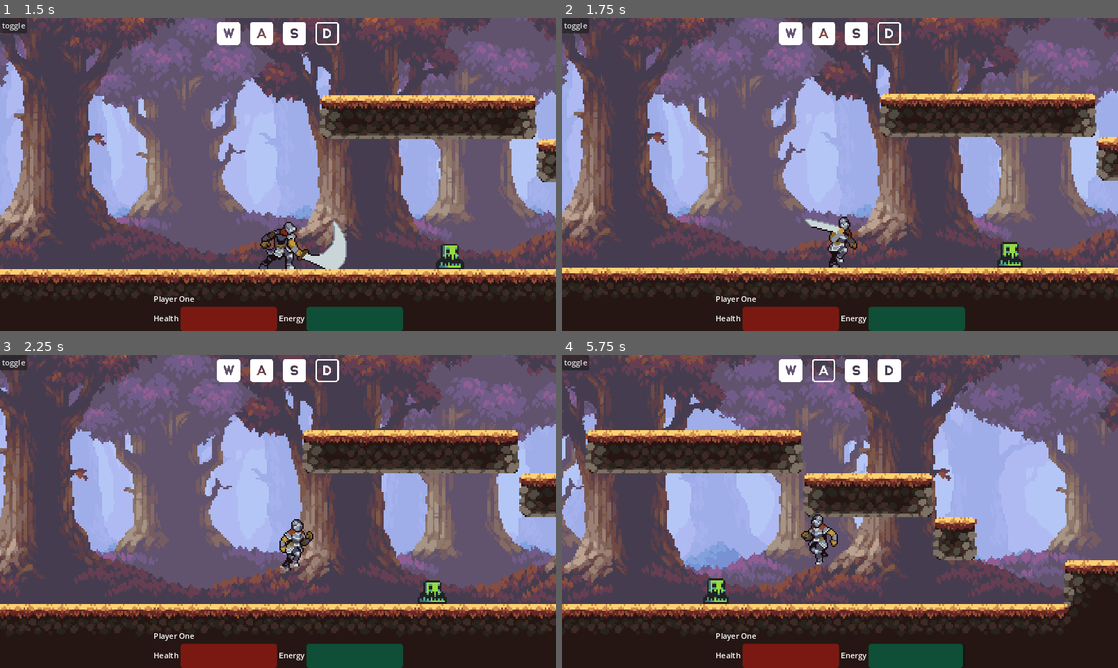
Above: before the commit, frames 1-4 (two rows, left to right).
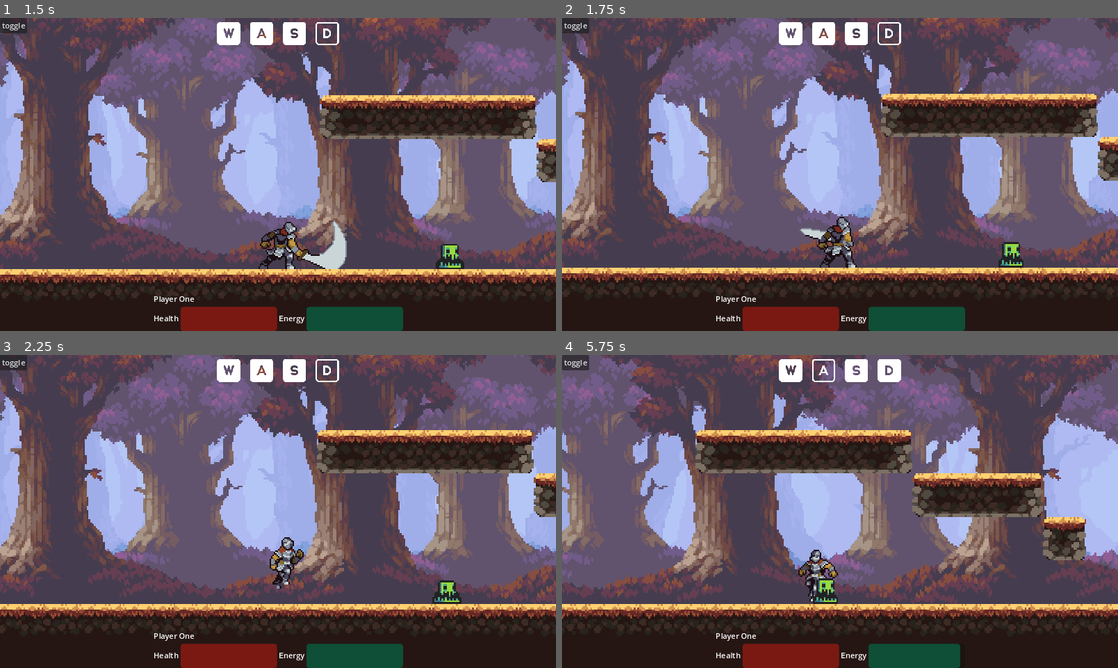
Above: after the commit, the same moments.

Repository: Unequipped/Untitled-Platformer
Game: Godot game, scene res://Scenes/Game/game.tscn
The game is run twice, just before and just after one commit, with the same random seed, the same clock (stepped at 60 frames per second) and the same inputs.
Inputs:
- Up to frame 1 (1.5 s): click "START GAME" at 0.5 s; hold D (right) from 1.28 s (still down); hold G (attack) from 1.28 s (still down)
- Up to frame 2 (1.75 s): keep holding D (right); keep holding G (attack); tap W (up) at 1.52, 1.55 s
- Up to frame 3 (2.25 s): keep holding D (right); tap W (up) at 1.82, 2.1 s; release G (attack) at 2.03 s
- Up to frame 4 (5.75 s): tap W (up) at 2.27, 2.57, 3.05, 3.77, 4.07, 4.52, 4.55, 4.82, 5.1, 5.27, 5.57 s; tap G (attack) at 2.3, 3.8, 5.3 s; release D (right) at 2.78 s; hold A (left) 2.78-3.53 s; hold G (attack) 2.78-3.53 s; hold D (right) 3.53-5.03 s; tap H (roll) at 3.6 s; hold G (attack) 4.28-5.03 s; hold A (left) from 5.03 s (still down)

Frame 1 is identical in both runs. In frame 2, 10% of the frame differs, in the area x 0-100%, y 0-85%; in frame 3, 32%; in frame 4, 68%, in the area x 0-100%, y 0-100%.

Commit message:
attack animations and bugs more or less all fixed (attack2 is back)

Diff:
--- a/Scenes/Entities/States/attack.gd
+++ b/Scenes/Entities/States/attack.gd
@@ -15,19 +15,14 @@
 
 func update(delta):
 	attack_playing = actor.animate() # returns true if animation is playing
-	print(attack_playing)
 
 func physics_update(delta):
 	actor.velocity.x = 0
 	switch_state()
 
 func switch_state():
-	#if inputManager.attack_inp() and !attack_playing and actor.is_on_floor():
-			#Transitioned.emit(self, "attack2")
-
-	#elif !attack_playing: #There seems to be this really weird attack bug and I think it's related to this
-		#Transitioned.emit(self, "idle")
-
 	if !attack_playing:
+		if inputManager.attack_inp():
+			Transitioned.emit(self, "attack2")
 		if actor.is_on_floor():
 			Transitioned.emit(self, "idle")
--- a/Scenes/Entities/States/attack2.gd
+++ b/Scenes/Entities/States/attack2.gd
@@ -7,16 +7,13 @@
 var attack_playing:bool
 
 func enter():
-	attack_playing = true
+	actor.animate(str(name))
 
 func exit():
 	actor.apply_dmg()
 
 func update(delta):
-	if actor.animator.frame < end_frame:
-		attack_playing = actor.animate(str(name)) # THIS NEEDS TO BE UPDATED SO ITS SAFER TO USE
-	else:
-		attack_playing = false
+	attack_playing = actor.animate()
 
 func physics_update(delta):
 	actor.velocity.x = 0
@@ -24,11 +21,7 @@
 
 func switch_state():
 	if !attack_playing:
-		Transitioned.emit(self, "idle")
-
-	if !inputManager.attack_inp() and !attack_playing:
 		if actor.is_on_floor():
 			Transitioned.emit(self, "idle")
-
 		else:
 			Transitioned.emit(self, "fall")
--- a/Scenes/Entities/player/player.tscn
+++ b/Scenes/Entities/player/player.tscn
@@ -22,6 +22,7 @@
 [ext_resource type="Script" path="res://Scenes/Entities/States/fall.gd" id="13_pdonm"]
 [ext_resource type="Script" path="res://Scenes/Entities/States/jump.gd" id="15_2ioh0"]
 [ext_resource type="Script" path="res://Scenes/Entities/States/attack.gd" id="16_rblma"]
+[ext_resource type="Script" path="res://Scenes/Entities/States/attack2.gd" id="18_6og88"]
 [ext_resource type="Script" path="res://Scenes/Entities/States/roll.gd" id="20_fctga"]
 [ext_resource type="PackedScene" uid="uid://dbqvbechi74v5" path="res://Scenes/Menus/hud.tscn" id="21_25cfi"]
 [ext_resource type="Script" path="res://Scenes/Entities/States/crouch.gd" id="21_t1avu"]
@@ -614,6 +615,10 @@
 script = ExtResource("16_rblma")
 actor = NodePath("../..")
 
+[node name="attack2" type="Node" parent="state_machine" node_paths=PackedStringArray("actor")]
+script = ExtResource("18_6og88")
+actor = NodePath("../..")
+
 [node name="roll" type="Node" parent="state_machine" node_paths=PackedStringArray("actor")]
 script = ExtResource("20_fctga")
 actor = NodePath("../..")
Not shown: 1 places in Scenes/Entities/player/player.tscn that only renumber resources
